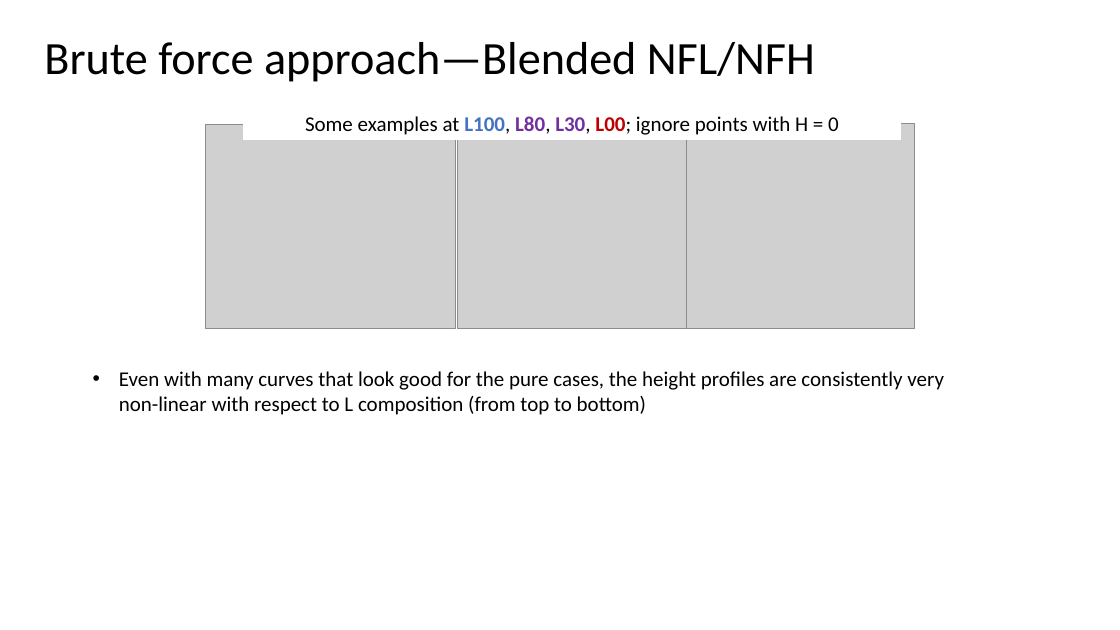
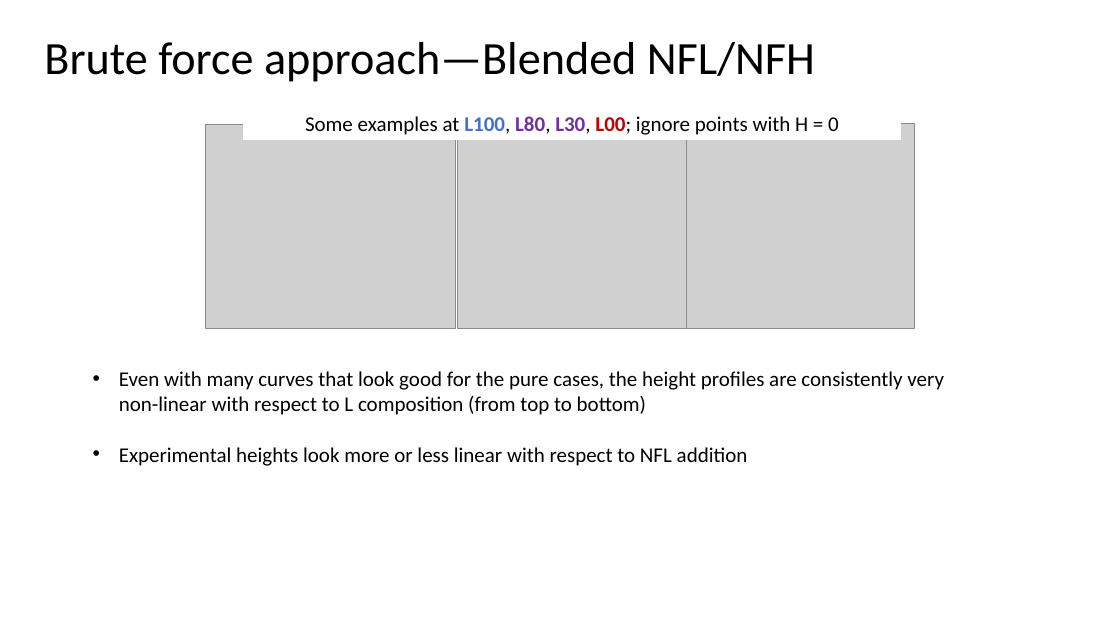
Before and after one commit to tyokokur/presentations, a slide deck: slide 3 of 20230331 EAD Update.pptx. Drawn at 1120x630 pixels with LibreOffice and Linux fonts; fonts in the diff are those of the drawing; grey boxes stand for pictures. Boxes give left, top, right and bottom in pixels: in the first picture for what was removed or moved away, otherwise in the second. Text is boxed around its words. In the diff, an @@ line names an element or a change of style, - is before the commit and + after.

```diff
--- a/20230331 EAD Update.pptx
+++ b/20230331 EAD Update.pptx
@@ text at (119, 447, 748, 466): paragraph added @@
+• Experimental heights look more or less linear with respect to NFL addition
```
Also in this commit, not shown: 1 other slide changed, 1 slide added.
